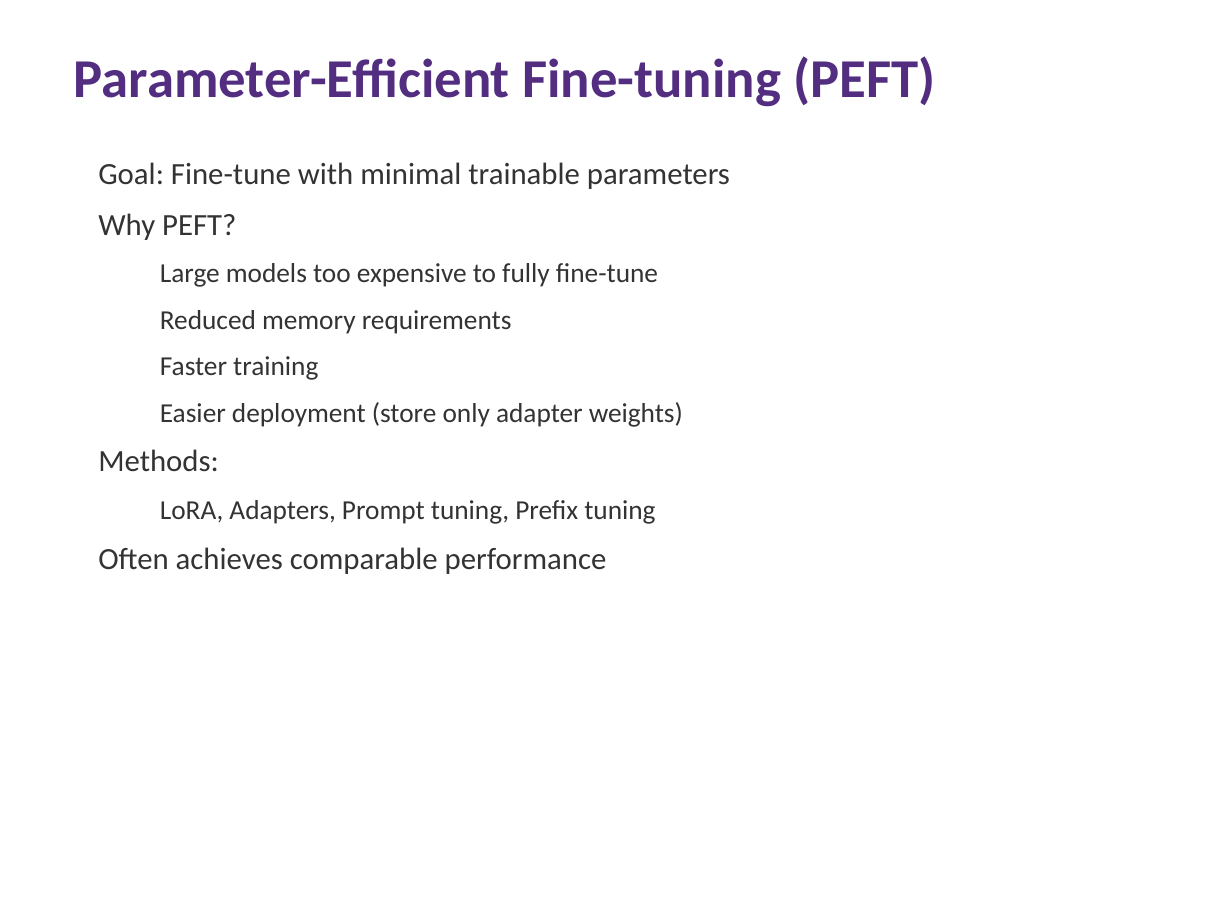
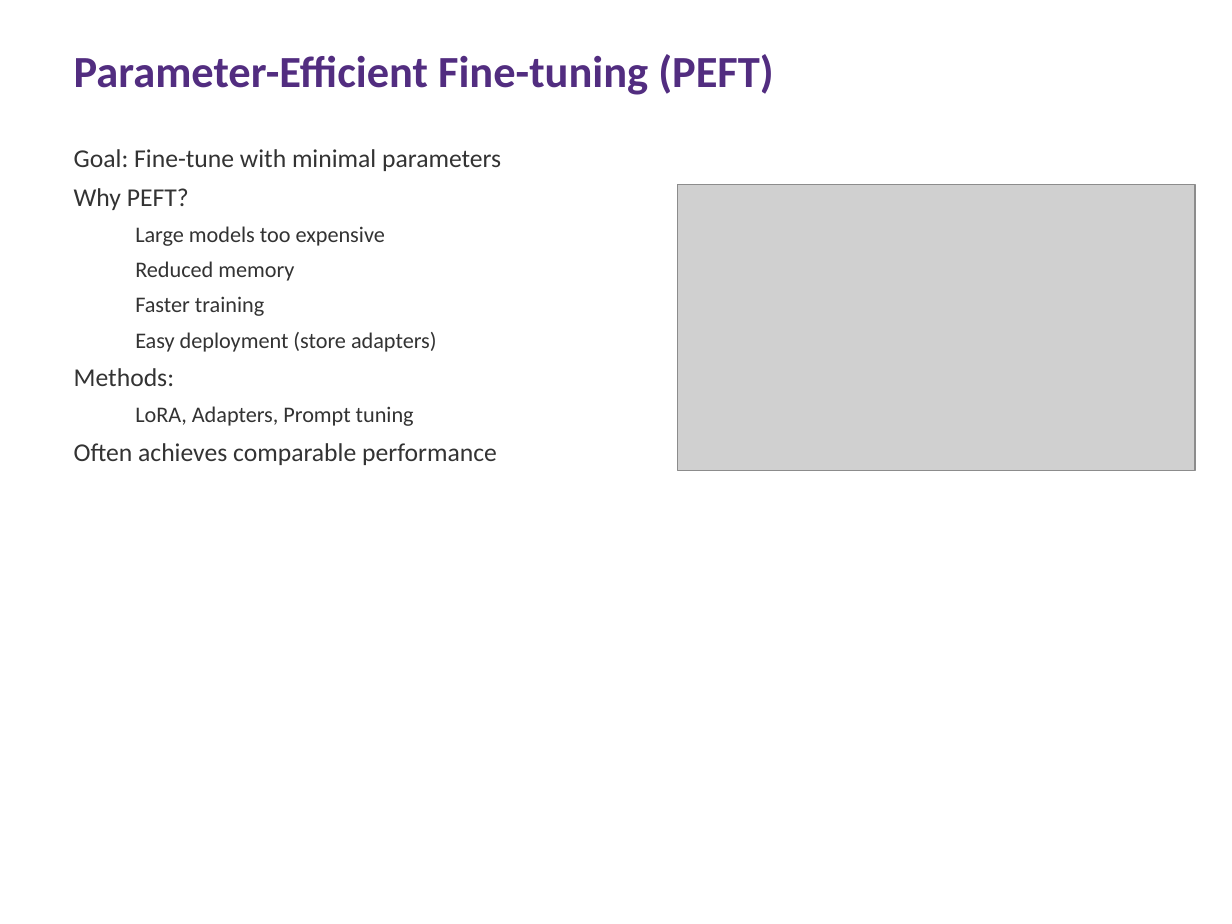
Before and after one commit to ai4he/experiments, a slide deck: slide 55 of Multimodal_LLM_Lecture.pptx. Drawn at 1232x924 pixels with LibreOffice and Linux fonts; fonts in the diff are those of the drawing; grey boxes stand for pictures. Boxes give left, top, right and bottom in pixels: in the first picture for what was removed or moved away, otherwise in the second. Text is boxed around its words. In the diff, an @@ line names an element or a change of style, - is before the commit and + after.

```diff
--- a/Multimodal_LLM_Lecture.pptx
+++ b/Multimodal_LLM_Lecture.pptx
@@ text "Parameter-Efficient Fine-tuning (PEFT)" at box(74, 54, 773, 95): size 32 to 26 pt @@
@@ text "Goal: Fine-tune with minimal parameters": place and size @@
-text "Goal: Fine-tune with minimal parameters" at box(98, 162, 730, 574)
+text "Goal: Fine-tune with minimal parameters" at box(74, 149, 501, 465)
@@ text at box(74, 149, 501, 171): text changed; size 18 to 15 pt @@
-Goal: Fine-tune with minimal trainable parameters
+Goal: Fine-tune with minimal parameters
@@ text at box(74, 188, 497, 465): size 18 to 15 pt in "Why PEFT?", "Methods:", "Often achieves comparable performance"; size 16 to 13 pt in "Faster training"; less space between paragraphs @@
@@ picture added at box(678, 185, 1195, 471) @@
@@ text at box(135, 226, 385, 281): text changed; size 16 to 13 pt @@
-  Large models too expensive to fully fine-tune
-  Reduced memory requirements
+  Large models too expensive
+  Reduced memory
@@ text at box(135, 332, 436, 352): text changed; size 16 to 13 pt @@
-  Easier deployment (store only adapter weights)
+  Easy deployment (store adapters)
@@ text at box(135, 406, 414, 426): text changed; size 16 to 13 pt @@
-  LoRA, Adapters, Prompt tuning, Prefix tuning
+  LoRA, Adapters, Prompt tuning
```
Also in this commit, not shown: 77 other slides changed, 2 other files.
